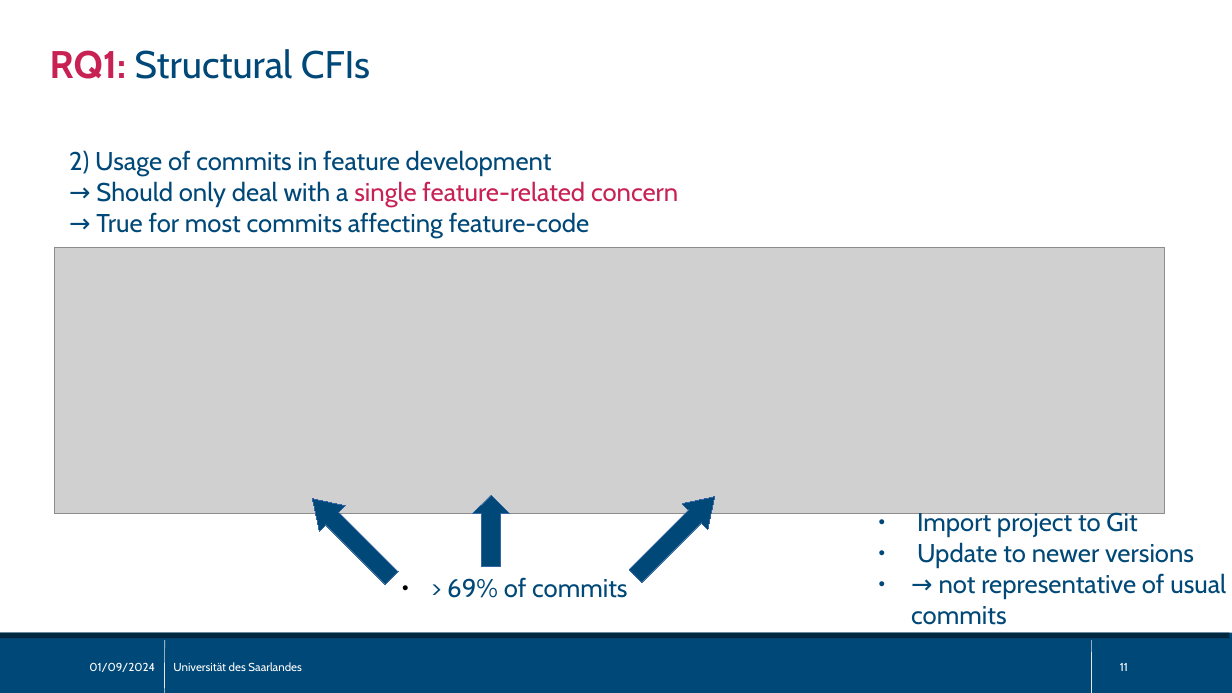
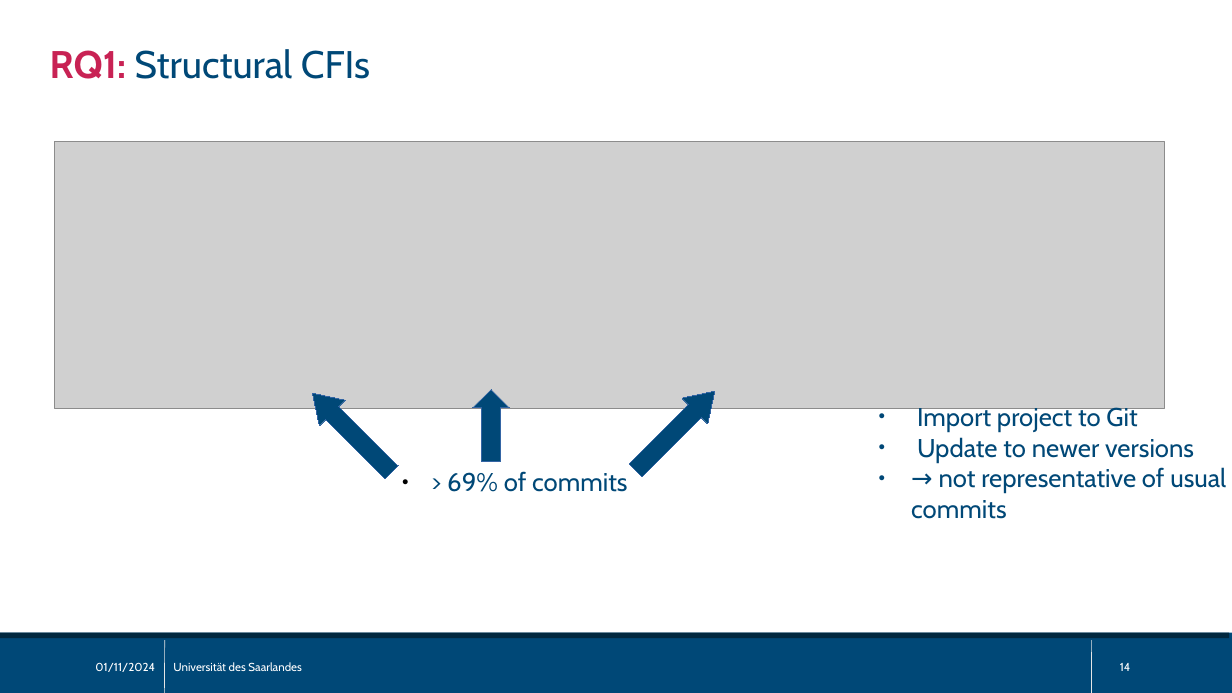
Before and after one commit to sisteu56/bachelor, a slide deck: slide 14 of pres/bachelor_thesis_pres.odp (slide 11 before the commit). Drawn at 1232x693 pixels with LibreOffice and Linux fonts; fonts in the diff are those of the drawing; grey boxes stand for pictures. Boxes give left, top, right and bottom in pixels: in the first picture for what was removed or moved away, otherwise in the second. Text is boxed around its words. In the diff, an @@ line names an element or a change of style, - is before the commit and + after.

```diff
--- a/pres/bachelor_thesis_pres.odp
+++ b/pres/bachelor_thesis_pres.odp
@@ text removed at bbox=[69, 150, 678, 238] @@
-2) Usage of commits in feature development
-→ Should only deal with a single feature-related concern
-→ True for most commits affecting feature-code
@@ 3 up arrows, 1 picture: place and size @@
-3 up arrows, 1 picture at bbox=[55, 248, 1165, 591]
+3 up arrows, 1 picture at bbox=[55, 142, 1165, 485]
@@ text "Import project to Git": place and size @@
-text "Import project to Git" at bbox=[911, 510, 1226, 625]
+text "Import project to Git" at bbox=[911, 404, 1226, 519]
@@ text "> 69% of commits": place and size @@
-text "> 69% of commits" at bbox=[447, 577, 627, 598]
+text "> 69% of commits" at bbox=[447, 471, 627, 492]
@@ text at bbox=[95, 662, 155, 672]: text changed @@
-01/09/2024
+01/11/2024
@@ page number at bbox=[1120, 663, 1131, 671]: text changed @@
-11
+14
```
Also in this commit, not shown: 20 other slides changed, 4 slides added, 2 other files.
